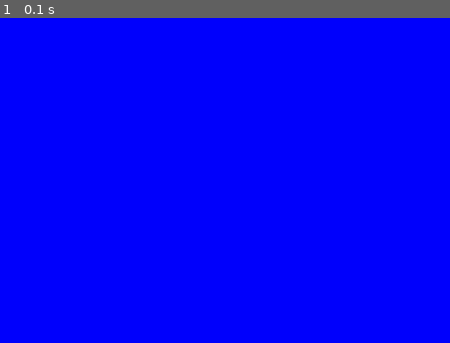
Above: before the commit, frame 1.
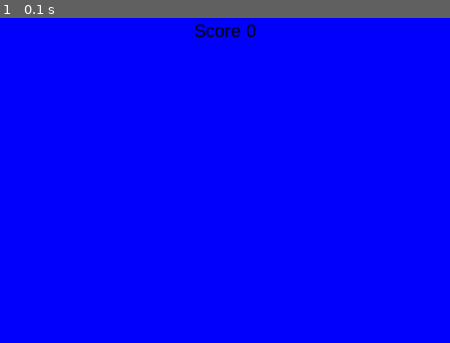
Above: after the commit, the same moment.

Repository: McMoriaty/Pygame_JumpAndRun
Game: pygame game, started from Jumpandrun_v03.py
Same seed, same stepped clock (60 frames per second), same inputs: the game is played once before the commit and once after it.
Inputs:
- Up to frame 1 (0.1 s): no input
The pictures show only the part of the screen within x 28-78%, y 0-50%; the shares and areas given below are measured in that part.

The runs differ from the first frame. In frame 1, 0.3% of the frame differs, in the area x 43-57%, y 1-7%.

Commit message:
New version

Diff:
--- a/Jumpandrun_v03.py
+++ b/Jumpandrun_v03.py
@@ -48,6 +48,8 @@
 sy_OP = 0
 SPEED_OP = np.array([sx_OP,sy_OP])
 
+
+
 MAX_PLATFORMS = 10
 platforms_list = [0,0,0,0,0,0,0,0,0,0,0]
 
@@ -57,7 +59,7 @@
 
 Grafitation = 1
 
-TEXT_SIZE = 50
+TEXT_SIZE = 20
 size = [WIN_WIDTH, WIN_HEIGHT]
 screen = pygame.display.set_mode(size)
 
@@ -163,12 +165,6 @@
         # ASSIGN CLASS ATTRIBUTES
         super().__init__(img_path, xy_center, v,mass) # call __init__ of parent class
 
-class Bullet(Object):
-    def __init__(self, img_path, xy_center, v,mass):
-        # ASSIGN CLASS ATTRIBUTES
-        super().__init__(img_path, xy_center, v,mass) # call __init__ of parent class
-
-
 
 class Enemy(Object):
     def __init__(self, img_path, xy_center,v,mass):
@@ -257,11 +253,10 @@
         for c in enemys_list:
             Enemys.add(c)
 
-
+        Score = 0
         while True:
             IndexOfCollisionPlatform = 0
             IndexOfCollisionPlatform_2 = 0
-            Score = 0
 
             for event in pygame.event.get():
 
@@ -327,7 +322,6 @@
                 if pygame.sprite.collide_mask(player,enemys_list[b]):
                     enemys_list.pop(b)
                     Score += 50
-
                 else:
                     b = len(enemys_list)
 
@@ -340,7 +334,7 @@
             self.screen.blit(pygame.transform.flip(player.image, player.flip, False), player.rect)
             player.update(platforms_list[IndexOfCollisionPlatform])
 
-            draw_text("Score" + str(Score), 1000, 1000, BLACK)
+            draw_text("Score" + " " + str(Score), 500, 80, BLACK)
 
             pygame.display.update()
 
